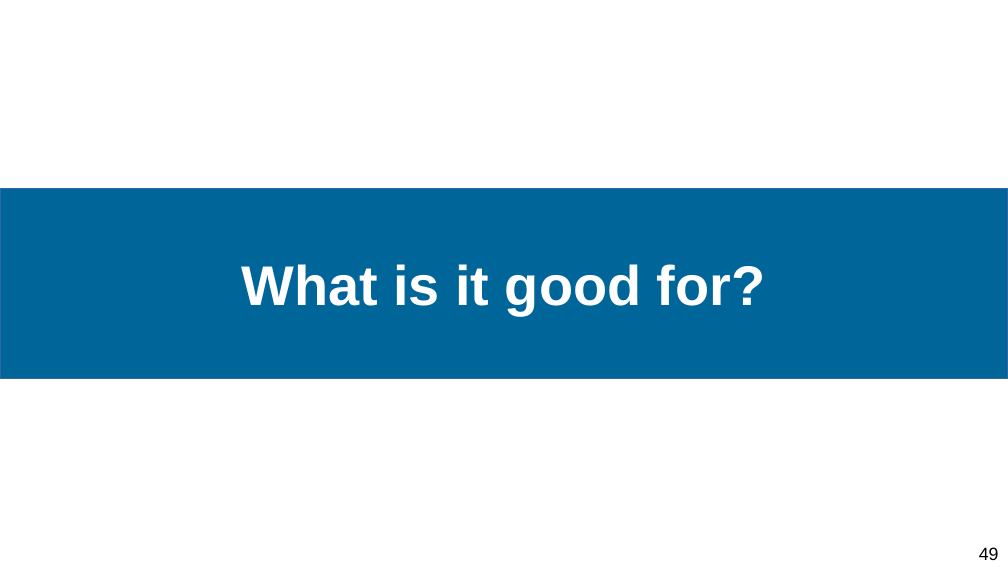
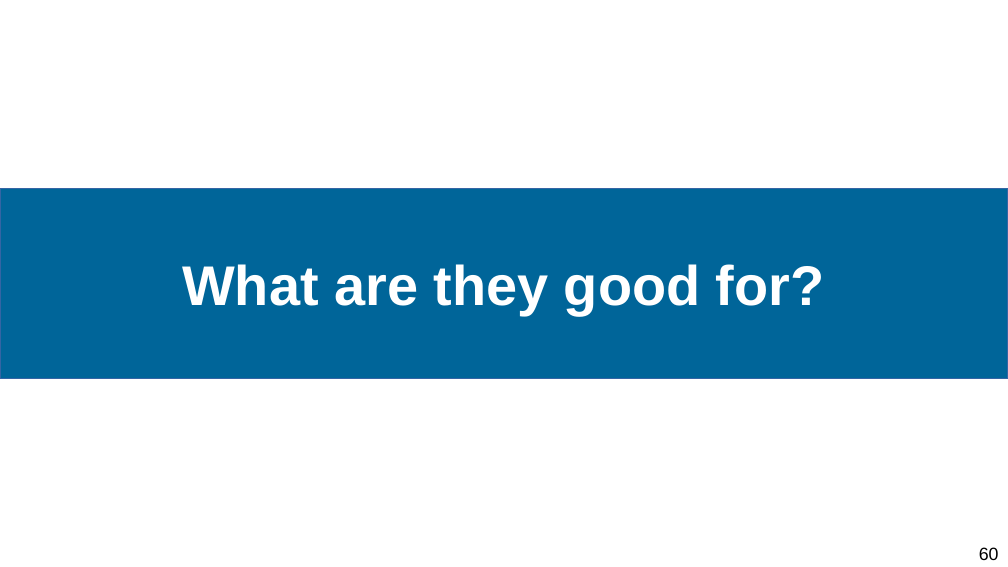
Before and after one commit to Ismaele-vincent/PhD, a slide deck: slide 60 of 2024/Conference abstract/Conference FOMO/Presentation FOMO 2024 ver3.odp (slide 49 before the commit). Drawn at 1008x567 pixels with LibreOffice and Linux fonts; fonts in the diff are those of the drawing; background and template pictures are left out. Boxes give left, top, right and bottom in pixels: in the first picture for what was removed or moved away, otherwise in the second. Text is boxed around its words. In the diff, an @@ line names an element or a change of style, - is before the commit and + after.

```diff
--- a/2024/Conference abstract/Conference FOMO/Presentation FOMO 2024 ver3.odp
+++ b/2024/Conference abstract/Conference FOMO/Presentation FOMO 2024 ver3.odp
@@ title at (182, 264, 825, 315): text changed @@
-What is it good for?
+What are they good for?
@@ page number at (979, 547, 999, 560): text changed @@
-49
+60
```
Also in this commit, not shown: 21 other slides changed, 44 slides added, 3 slides removed, 7 other files.
